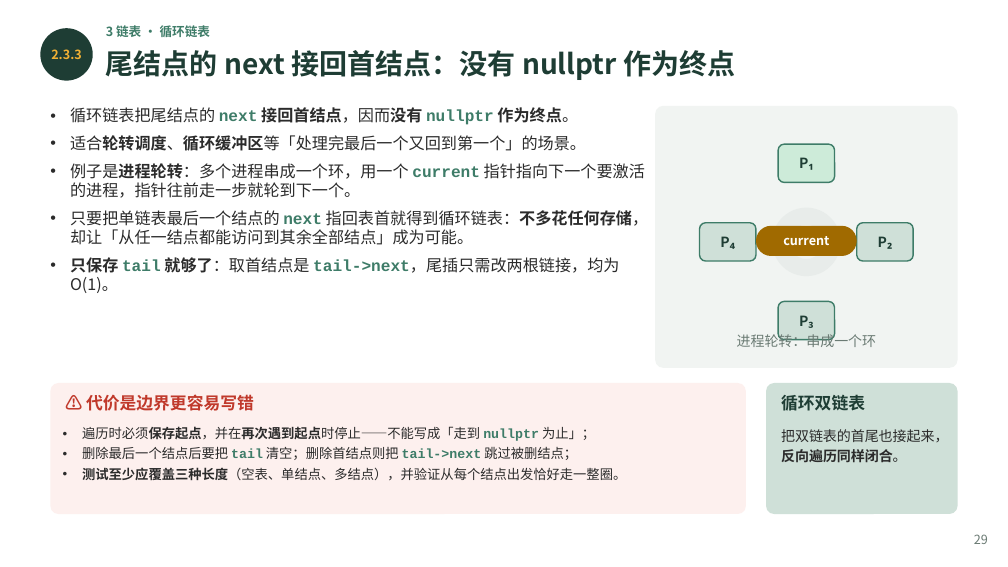
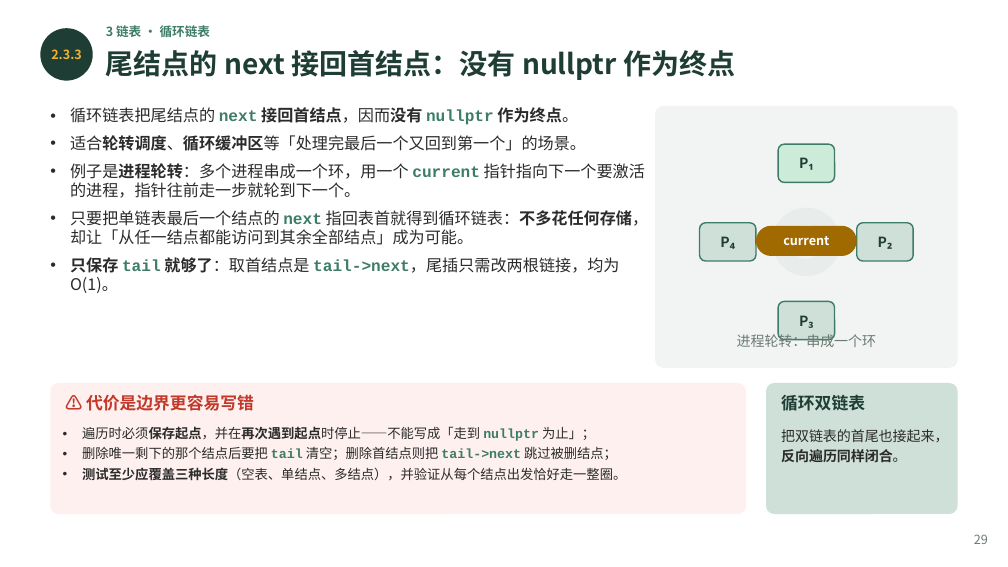
Before and after one commit to GMyhf/2026fall-cs201cq, a slide deck: slide 29 of courseware/202609_DSA_02_Linear_List.pptx. Drawn at 1008x567 pixels with LibreOffice and Linux fonts; fonts in the diff are those of the drawing. Boxes give left, top, right and bottom in pixels: in the first picture for what was removed or moved away, otherwise in the second. Text is boxed around its words. In the diff, an @@ line names an element or a change of style, - is before the commit and + after.

```diff
--- a/courseware/202609_DSA_02_Linear_List.pptx
+++ b/courseware/202609_DSA_02_Linear_List.pptx
@@ text at box(82, 447, 617, 460): text changed @@
-• 删除最后一个结点后要把 tail 清空；删除首结点则把 tail->next 跳过被删结点；
+• 删除唯一剩下的那个结点后要把 tail 清空；删除首结点则把 tail->next 跳过被删结点；
```
Also in this commit, not shown: 9 other slides changed.
